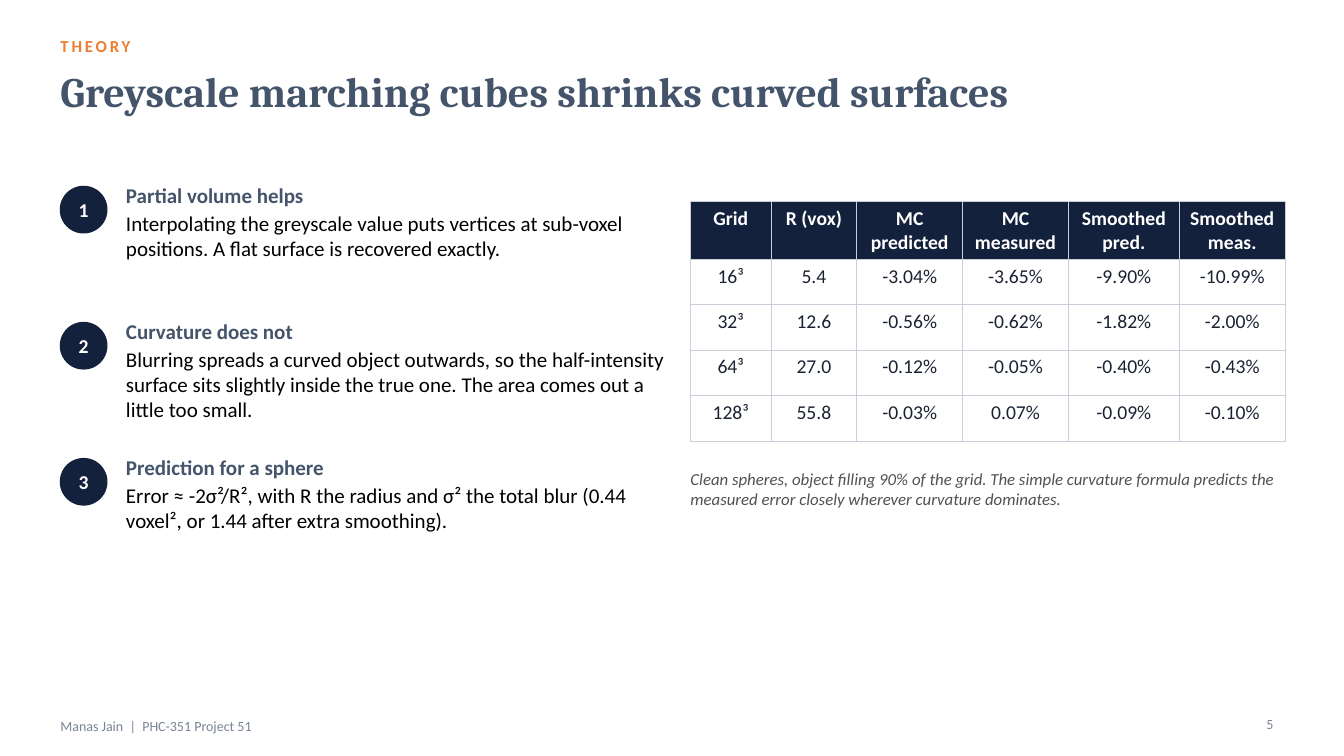
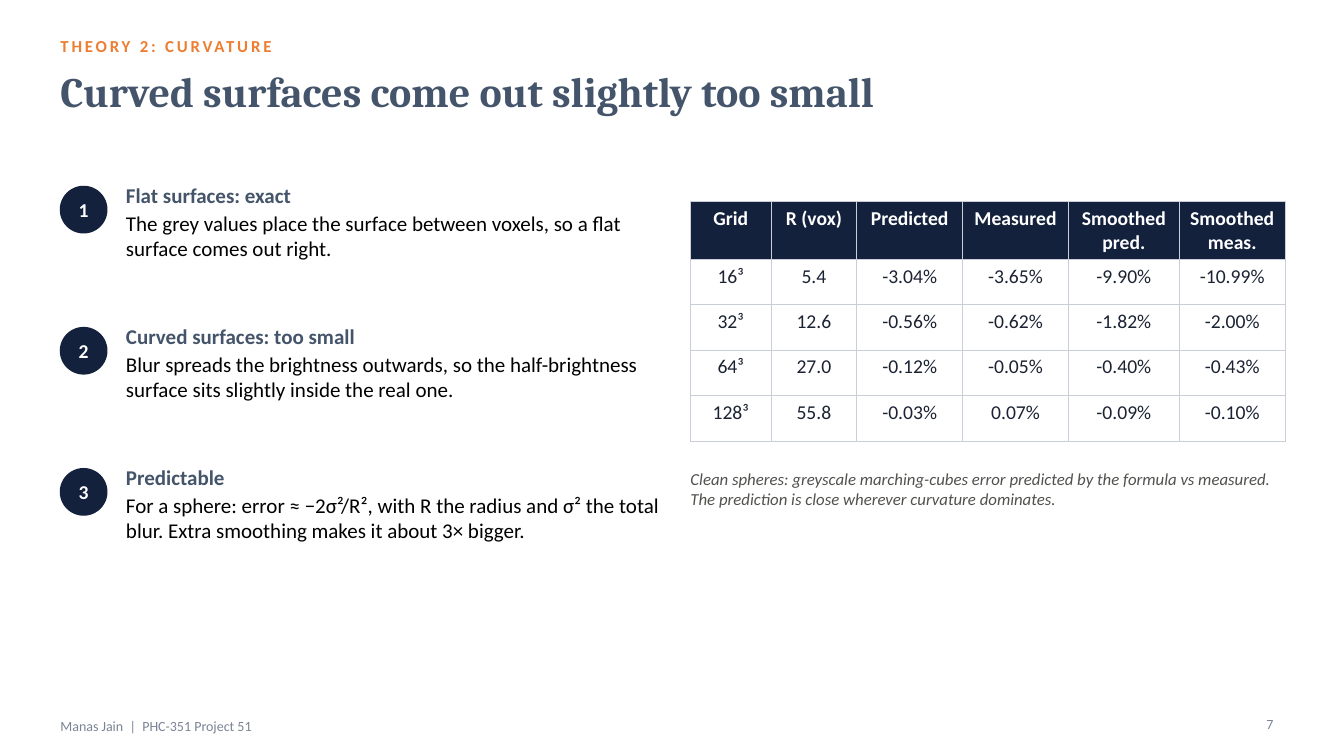
Before and after one commit to manasj756/AI-Based-3D-Surface-Area-Estimation, a slide deck: slide 7 of slides/Project51_ManasJain.pptx (slide 5 before the commit). Drawn at 1344x756 pixels with LibreOffice and Linux fonts; fonts in the diff are those of the drawing. Boxes give left, top, right and bottom in pixels: in the first picture for what was removed or moved away, otherwise in the second. Text is boxed around its words. In the diff, an @@ line names an element or a change of style, - is before the commit and + after.

Commit message:
Shorten article, update slides, clean up

```diff
--- a/slides/Project51_ManasJain.pptx
+++ b/slides/Project51_ManasJain.pptx
@@ text at (x1=140, y1=41, x2=148, y2=52): text changed @@
-THEORY
+THEORY 2: CURVATURE
@@ title at (x1=60, y1=77, x2=874, y2=116): text changed @@
-Greyscale marching cubes shrinks curved surfaces
+Curved surfaces come out slightly too small
@@ text at (x1=126, y1=188, x2=621, y2=260): text changed @@
-Partial volume helps
-Interpolating the greyscale value puts vertices at sub-voxel positions. A flat surface is recovered exactly.
+Flat surfaces: exact
+The grey values place the surface between voxels, so a flat surface comes out right.
@@ table at (x1=691, y1=202, x2=1286, y2=423) @@
-row 1, column 3: MC predicted
+row 1, column 3: Predicted
-row 1, column 4: MC measured
+row 1, column 4: Measured
@@ text "2" moved from (x1=79, y1=340, x2=89, y2=353) to (x1=79, y1=345, x2=89, y2=358) @@
@@ ellipse moved from (x1=60, y1=323, x2=107, y2=369) to (x1=60, y1=328, x2=107, y2=374) @@
@@ text at (x1=126, y1=329, x2=637, y2=401): text changed @@
-Curvature does not
-Blurring spreads a curved object outwards, so the half-intensity surface sits slightly inside the true one. The area comes out a little too small.
+Curved surfaces: too small
+Blur spreads the brightness outwards, so the half-brightness surface sits slightly inside the real one.
@@ text "3" moved from (x1=79, y1=476, x2=89, y2=489) to (x1=79, y1=486, x2=89, y2=499) @@
@@ ellipse moved from (x1=60, y1=459, x2=107, y2=505) to (x1=60, y1=469, x2=107, y2=515) @@
@@ text at (x1=126, y1=470, x2=659, y2=542): text changed @@
-Prediction for a sphere
-Error ≈ -2σ²/R², with R the radius and σ² the total blur (0.44 voxel², or 1.44 after extra smoothing).
+Predictable
+For a sphere: error ≈ −2σ²/R², with R the radius and σ² the total blur. Extra smoothing makes it about 3× bigger.
@@ text at (x1=690, y1=473, x2=1270, y2=508): text changed @@
-Clean spheres, object filling 90% of the grid. The simple curvature formula predicts the measured error closely wherever curvature dominates.
+Clean spheres: greyscale marching-cubes error predicted by the formula vs measured. The prediction is close wherever curvature dominates.
@@ page number at (x1=1266, y1=720, x2=1273, y2=729): text changed @@
-5
+7
```
Also in this commit, not shown: 12 other slides changed, 7 slides added, 3 slides removed, 14 other files.
